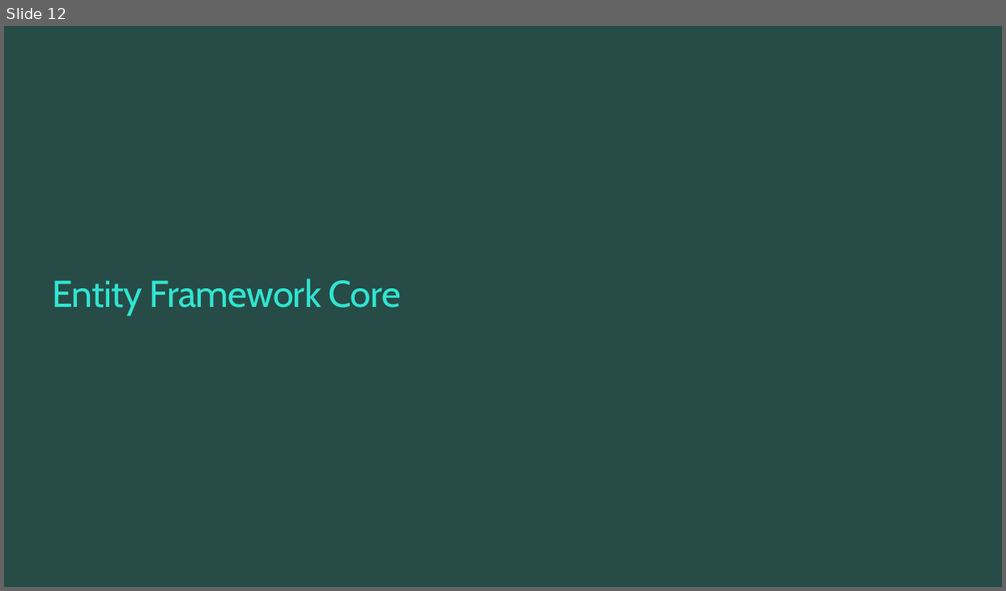
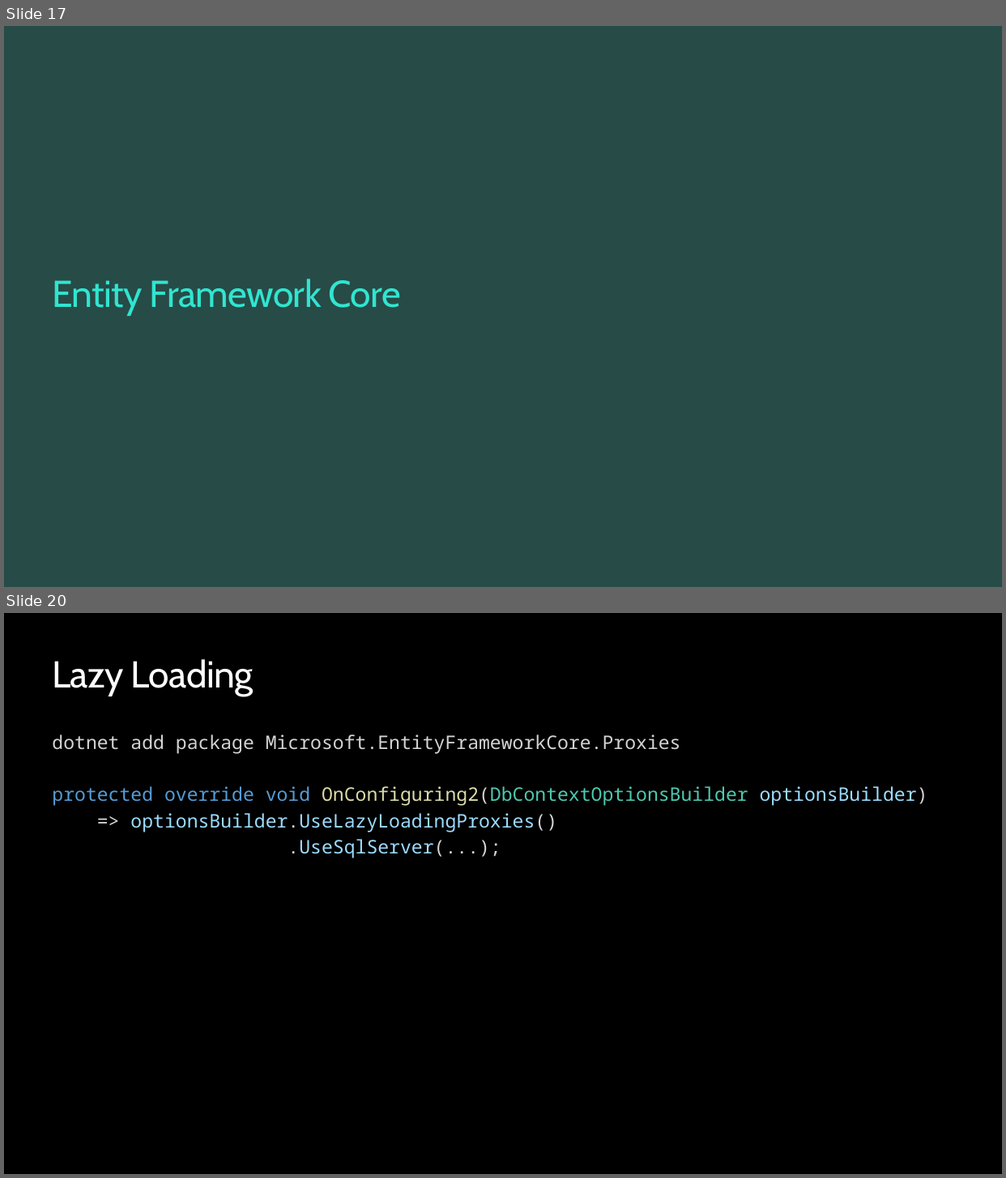
Before and after one commit to ondfisk/BDSA2020, a slide deck: Slides/Lecture04 - Data Access and Entity Framework Core.pptx. Shown one above the other, each under a label of ours: slide 12 before the commit, slides 17 and 20 after it; the slides between them are not shown. The pictures are 1006x591 and 1006x1178 pixels, drawn with LibreOffice and Linux fonts; fonts in the diff are those of the drawing; background and template pictures are left out. Boxes give left, top, right and bottom in pixels: in the first picture for what was removed or moved away, otherwise in the second. Text is boxed around its words. In the diff, an @@ line names an element or a change of style, - is before the commit and + after.

```diff
--- a/Slides/Lecture04 - Data Access and Entity Framework Core.pptx
+++ b/Slides/Lecture04 - Data Access and Entity Framework Core.pptx
@@ slide 20 added at <box>4,613,1002,1174</box>, background #000000 @@
@@ title added at <box>52,659,253,696</box>, 36 pt, text #FFFFFF @@
+Lazy Loading
@@ text added at <box>52,735,928,858</box>, 18 pt, text #D4D4D4 @@
+dotnet add package Microsoft.EntityFrameworkCore.Proxies
+protected override void OnConfiguring2(DbContextOptionsBuilder optionsBuilder)
+=> optionsBuilder.UseLazyLoadingProxies()
+.UseSqlServer(...);
@@ what was slide 12 is now slide 17 @@
```
Also in this commit, not shown: 2 slides changed, 8 other slides added, 2 slides removed, 24 other files.
